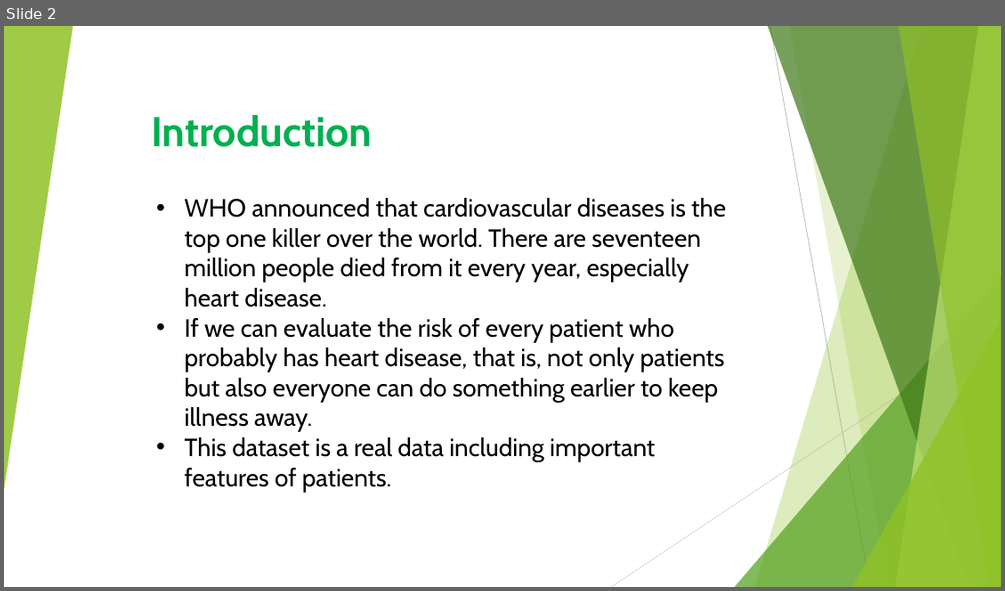
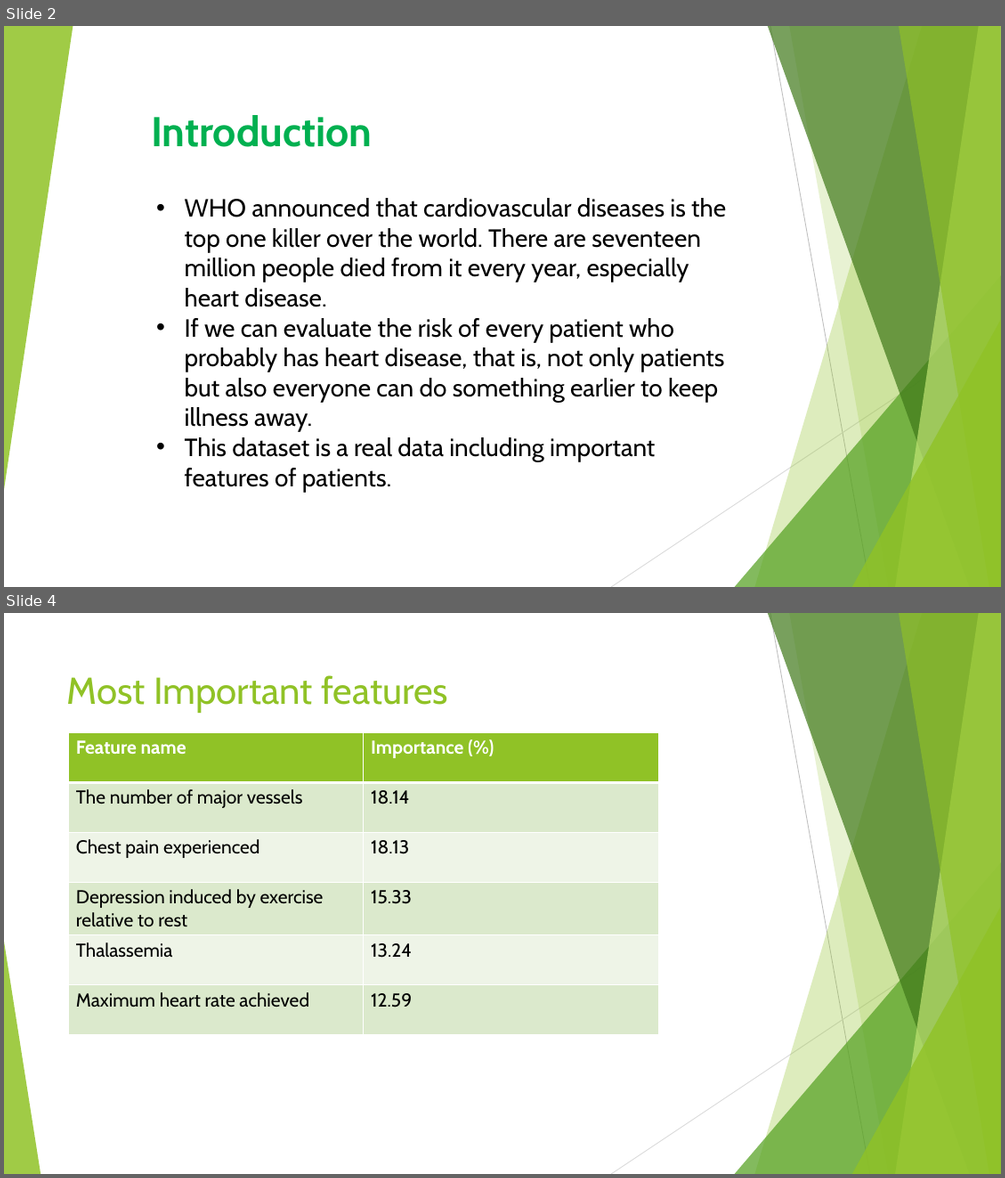
Before and after one commit to spsaswat/Heart-Disease-Detector, a slide deck: Mini_presentation.pptx. Shown one above the other, each under a label of ours: slide 2 before the commit, slides 2 and 4 after it; the slides between them are not shown. The pictures are 1005x591 and 1005x1178 pixels, drawn with LibreOffice and Linux fonts; fonts in the diff are those of the drawing. Boxes give left, top, right and bottom in pixels: in the first picture for what was removed or moved away, otherwise in the second. Text is boxed around its words. In the diff, an @@ line names an element or a change of style, - is before the commit and + after.

```diff
--- a/Mini_presentation.pptx
+++ b/Mini_presentation.pptx
@@ slide 4 added at box(4, 613, 1001, 1174), background #FFFFFF; not listed: 9 template elements that a slide beside it also shows @@
@@ title added at box(67, 675, 448, 713), 36 pt, text #90C226 @@
+Most Important features
@@ table added at box(68, 732, 657, 1034), 6 rows, 2 columns @@
+Feature name | Importance (%)
+The number of major vessels | 18.14
+Chest pain experienced | 18.13
+Depression induced by exercise relative to rest | 15.33
+Thalassemia | 13.24
+Maximum heart rate achieved | 12.59
@@ triangle added at box(4, 941, 40, 1174), fill #90C226 at 85% opacity @@
```
Also in this commit, not shown: 1 slide changed.
